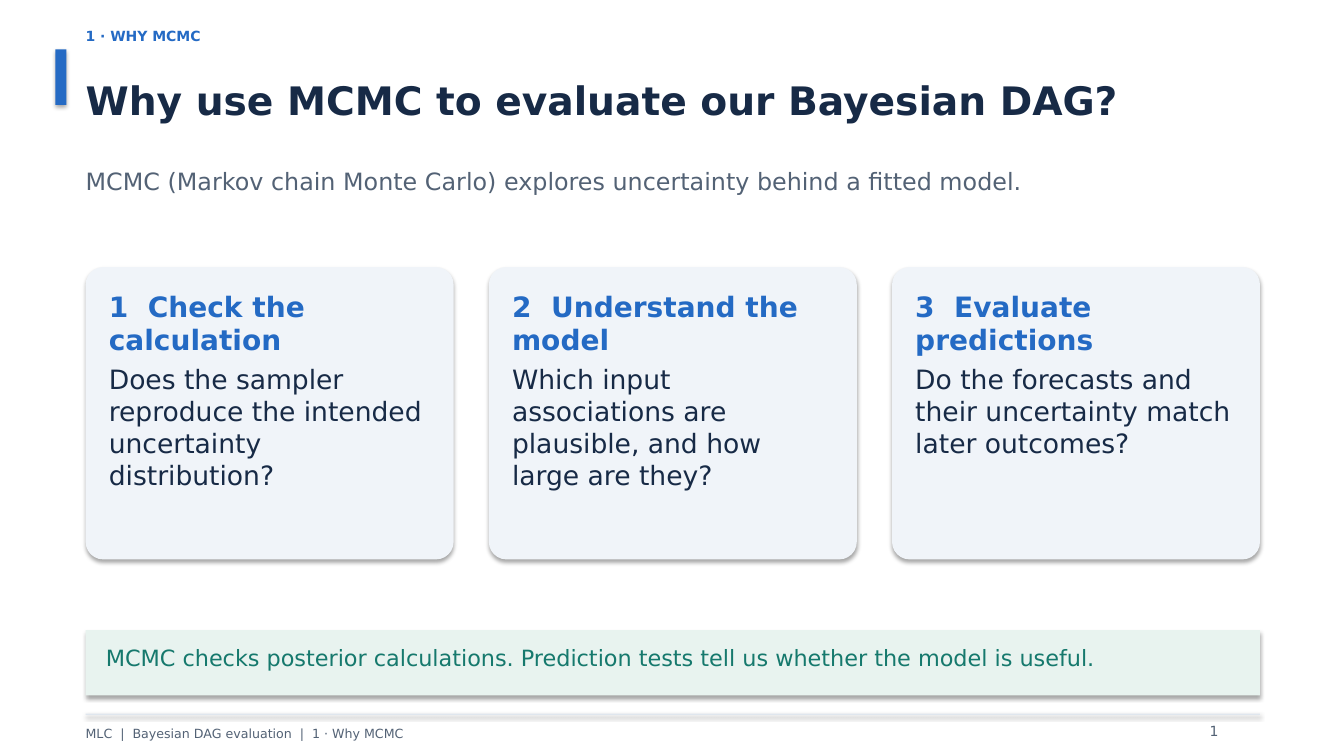
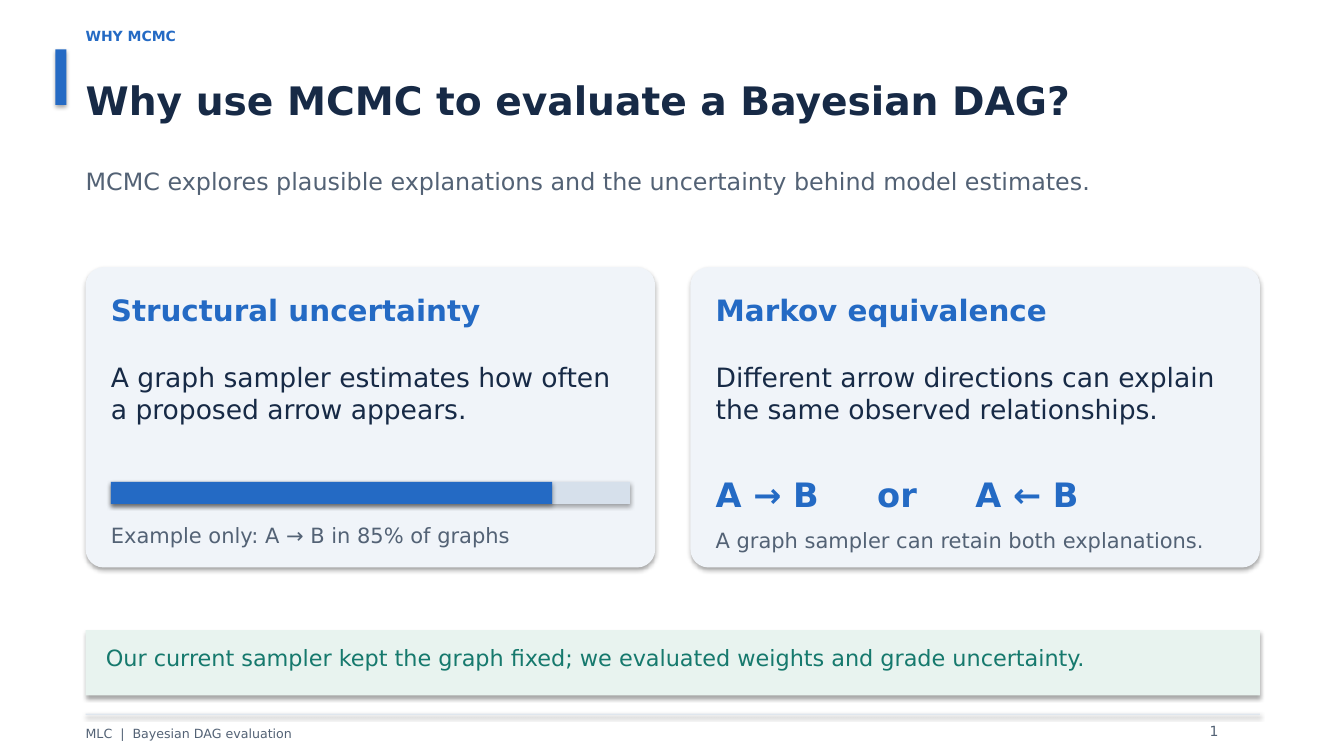
Before and after one commit to ayaan-27/UCI_Capstone_Project, a slide deck: slide 1 of deliverables/MLC_MCMC_and_Posterior_Sampling.pptx. Drawn at 1344x756 pixels with LibreOffice and Linux fonts; fonts in the diff are those of the drawing. Boxes give left, top, right and bottom in pixels: in the first picture for what was removed or moved away, otherwise in the second. Text is boxed around its words. In the diff, an @@ line names an element or a change of style, - is before the commit and + after.

```diff
--- a/deliverables/MLC_MCMC_and_Posterior_Sampling.pptx
+++ b/deliverables/MLC_MCMC_and_Posterior_Sampling.pptx
@@ text at (x1=86, y1=30, x2=176, y2=41): text changed @@
-1 · WHY MCMC
+WHY MCMC
@@ text at (x1=86, y1=85, x2=1070, y2=124): text changed @@
-Why use MCMC to evaluate our Bayesian DAG?
+Why use MCMC to evaluate a Bayesian DAG?
@@ text at (x1=86, y1=172, x2=1090, y2=195): text changed @@
-MCMC (Markov chain Monte Carlo) explores uncertainty behind a fitted model.
+MCMC explores plausible explanations and the uncertainty behind model estimates.
@@ rounded rectangle resized from (x1=86, y1=267, x2=454, y2=560) to (x1=86, y1=267, x2=655, y2=568) @@
@@ rounded rectangle removed at (x1=489, y1=267, x2=857, y2=560) @@
@@ rounded rectangle resized from (x1=892, y1=267, x2=1260, y2=560) to (x1=691, y1=267, x2=1260, y2=568) @@
@@ text removed at (x1=109, y1=295, x2=304, y2=351) @@
-1 Check the calculation
@@ text at (x1=111, y1=298, x2=480, y2=327): text changed; size 19 to 21 pt; text colour #172A46 to #246AC4; bold on @@
-Does the sampler reproduce the intended uncertainty distribution?
+Structural uncertainty
@@ text removed at (x1=512, y1=295, x2=797, y2=351) @@
-2 Understand the model
@@ text at (x1=716, y1=298, x2=1047, y2=327): text changed; size 20 to 21 pt @@
-3 Evaluate predictions
+Markov equivalence
@@ text added at (x1=111, y1=366, x2=610, y2=425), 19 pt, text #172A46 @@
+A graph sampler estimates how often a proposed arrow appears.
@@ text removed at (x1=512, y1=368, x2=761, y2=491) @@
-Which input associations are plausible, and how large are they?
@@ text at (x1=716, y1=366, x2=1214, y2=425): text changed @@
-Do the forecasts and their uncertainty match later outcomes?
+Different arrow directions can explain the same observed relationships.
@@ rectangle added at (x1=111, y1=482, x2=630, y2=504), fill #D6E0EB @@
@@ rectangle added at (x1=111, y1=482, x2=553, y2=504), fill #246AC4 @@
@@ text added at (x1=716, y1=482, x2=1079, y2=508), 24 pt, text #246AC4, bold @@
+A → B or A ← B
@@ text added at (x1=111, y1=527, x2=509, y2=548), 15 pt, text #536275 @@
+Example only: A → B in 85% of graphs
@@ text added at (x1=716, y1=532, x2=1204, y2=553), 15 pt, text #536275 @@
+A graph sampler can retain both explanations.
@@ text at (x1=106, y1=649, x2=1084, y2=671): text changed @@
-MCMC checks posterior calculations. Prediction tests tell us whether the model is useful.
+Our current sampler kept the graph fixed; we evaluated weights and grade uncertainty.
@@ text at (x1=86, y1=728, x2=292, y2=741): text changed @@
-MLC | Bayesian DAG evaluation | 1 · Why MCMC
+MLC | Bayesian DAG evaluation
```
Also in this commit, not shown: 5 other slides changed, 6 slides removed, 4 other files.
